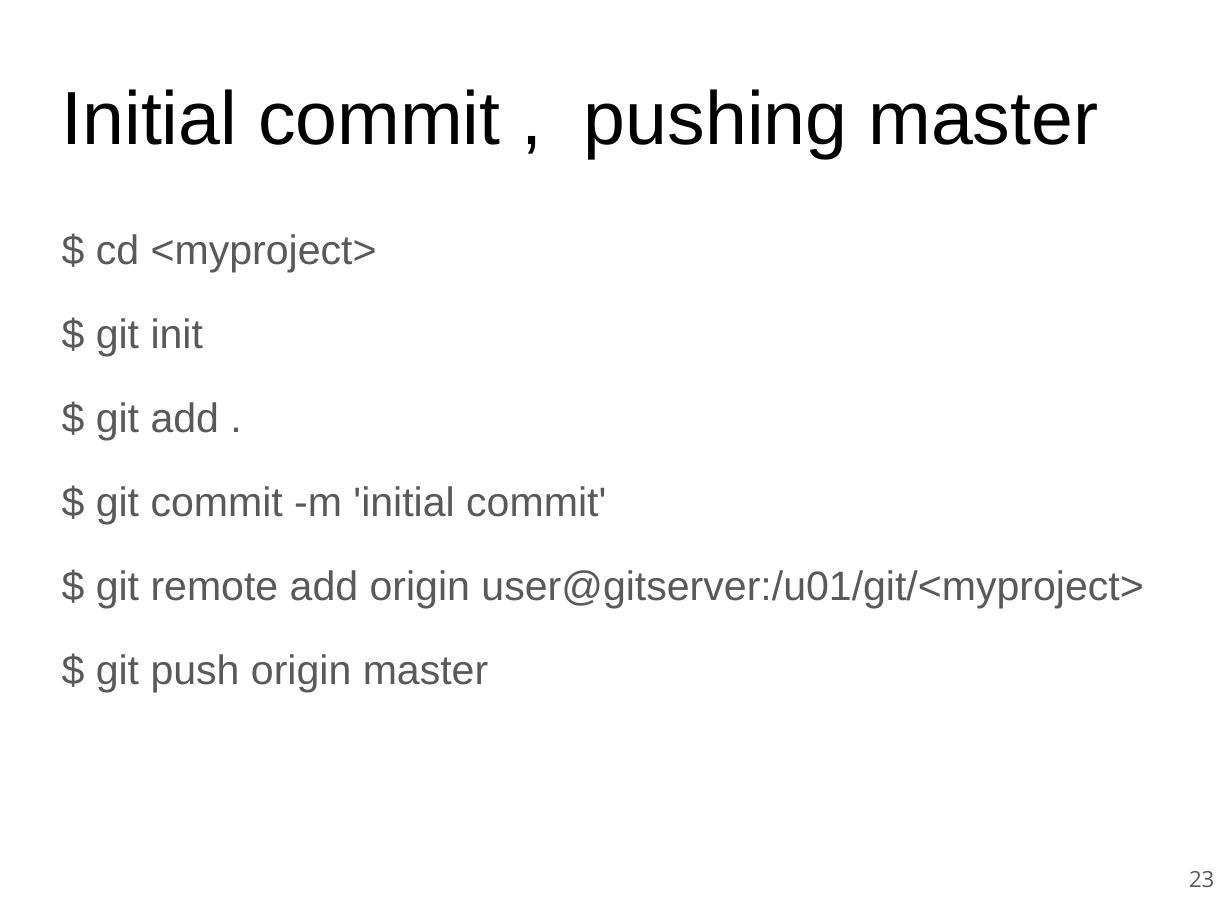
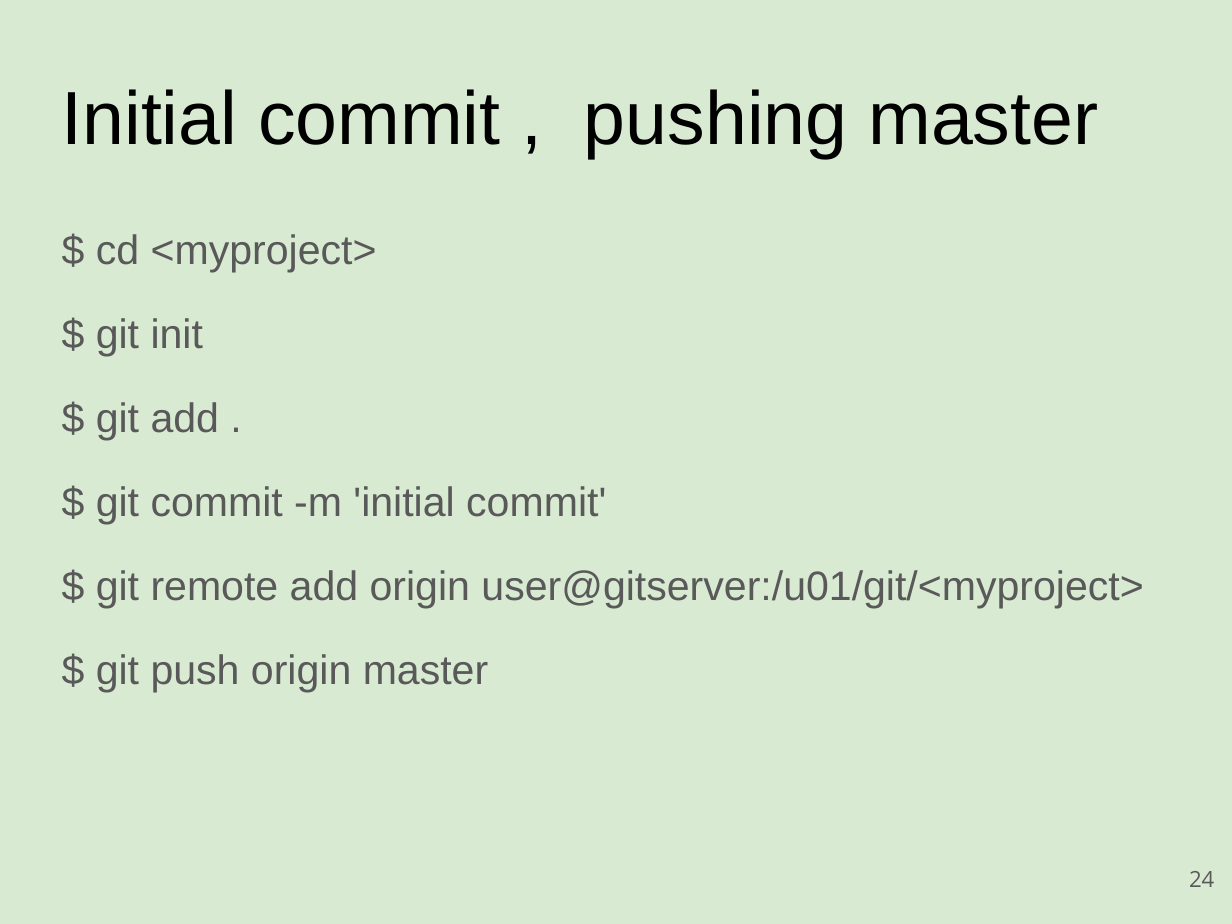
Before and after one commit to rickvek/Workshop-GIT, a slide deck: slide 24 of Git-Workshop.odp (slide 23 before the commit). Drawn at 1232x924 pixels with LibreOffice and Linux fonts; fonts in the diff are those of the drawing. Boxes give left, top, right and bottom in pixels: in the first picture for what was removed or moved away, otherwise in the second. Text is boxed around its words. In the diff, an @@ line names an element or a change of style, - is before the commit and + after.

```diff
--- a/Git-Workshop.odp
+++ b/Git-Workshop.odp
@@ background #FFFFFF to #D9EAD3 @@
@@ page number at (1189, 871, 1214, 887): text changed @@
-23
+24
```
Also in this commit, not shown: 34 other slides changed, 1 slide added.
